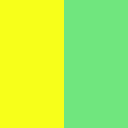
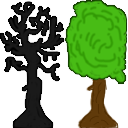
Layers edited between the first and the second w=128, h=128 image:
renamed "fixed" to "Layer 4", painted on it over (x1=64, y1=0, x2=128, y2=128)
renamed "unfixed" to "Layer 3", painted on it over (x1=0, y1=0, x2=64, y2=128)
